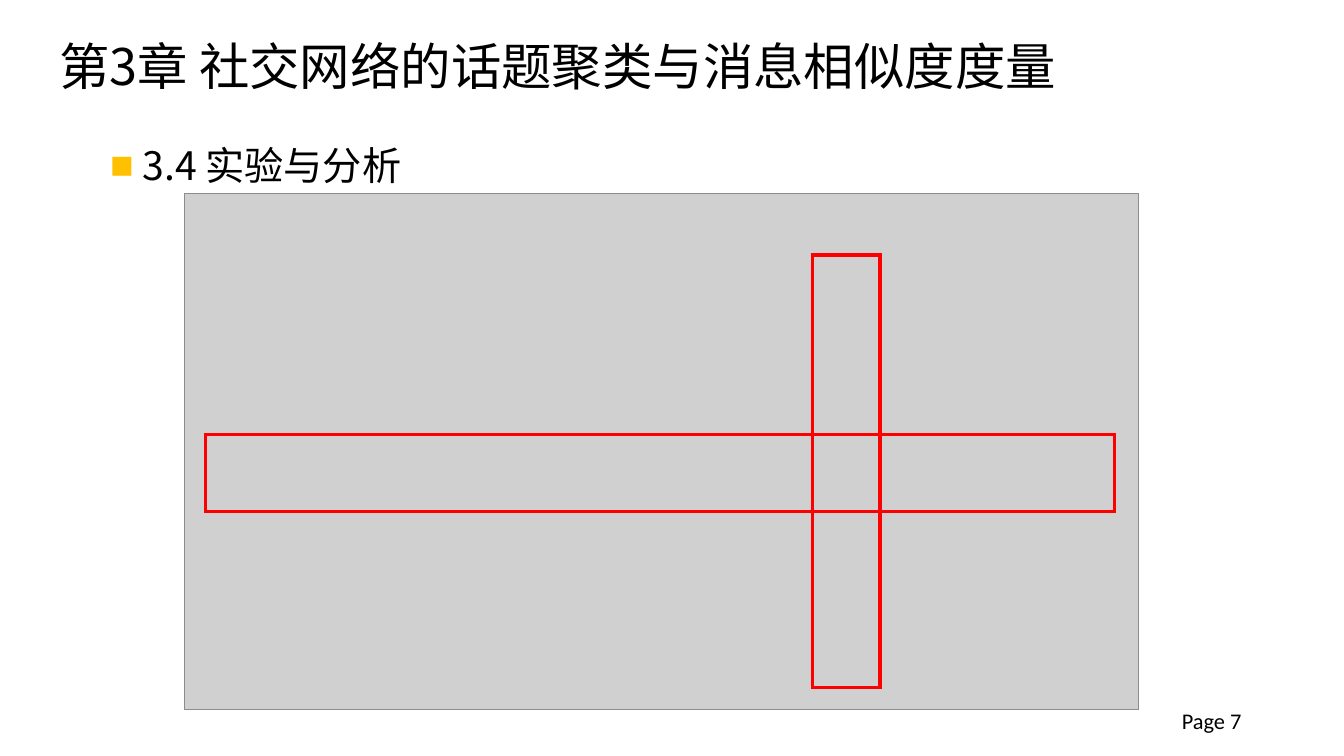
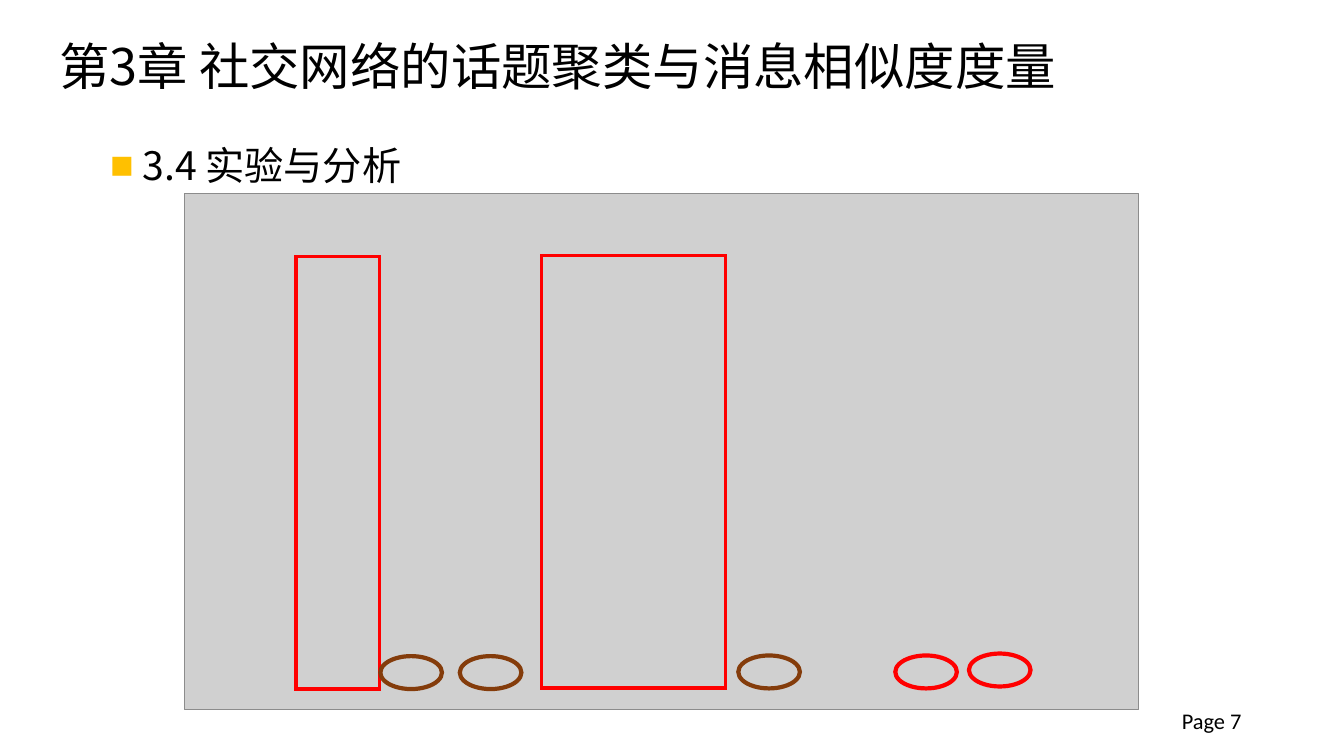
Before and after one commit to xinke0802/DataProcess, a slide deck: slide 7 of 2012013297_钟仰新_毕设论文答辩.pptx. Drawn at 1344x756 pixels with LibreOffice and Linux fonts; fonts in the diff are those of the drawing; grey boxes stand for pictures; background and template pictures are left out. Boxes give left, top, right and bottom in pixels: in the first picture for what was removed or moved away, otherwise in the second. Text is boxed around its words. In the diff, an @@ line names an element or a change of style, - is before the commit and + after.

```diff
--- a/2012013297_钟仰新_毕设论文答辩.pptx
+++ b/2012013297_钟仰新_毕设论文答辩.pptx
@@ rectangle: place and size @@
-rectangle at (813, 255, 880, 688)
+rectangle at (296, 257, 380, 690)
@@ rectangle: place and size @@
-rectangle at (206, 435, 1115, 512)
+rectangle at (541, 256, 726, 689)
@@ ellipse added at (380, 656, 442, 690), outline #843C0B 3 pt @@
@@ ellipse added at (460, 656, 521, 690), outline #843C0B 3 pt @@
@@ ellipse added at (738, 655, 800, 689), outline #843C0B 3 pt @@
@@ ellipse added at (895, 655, 957, 689), outline #FF0000 3 pt @@
@@ ellipse added at (969, 653, 1030, 687), outline #FF0000 3 pt @@
```
Also in this commit, not shown: 7 other slides changed, 2 other files.
